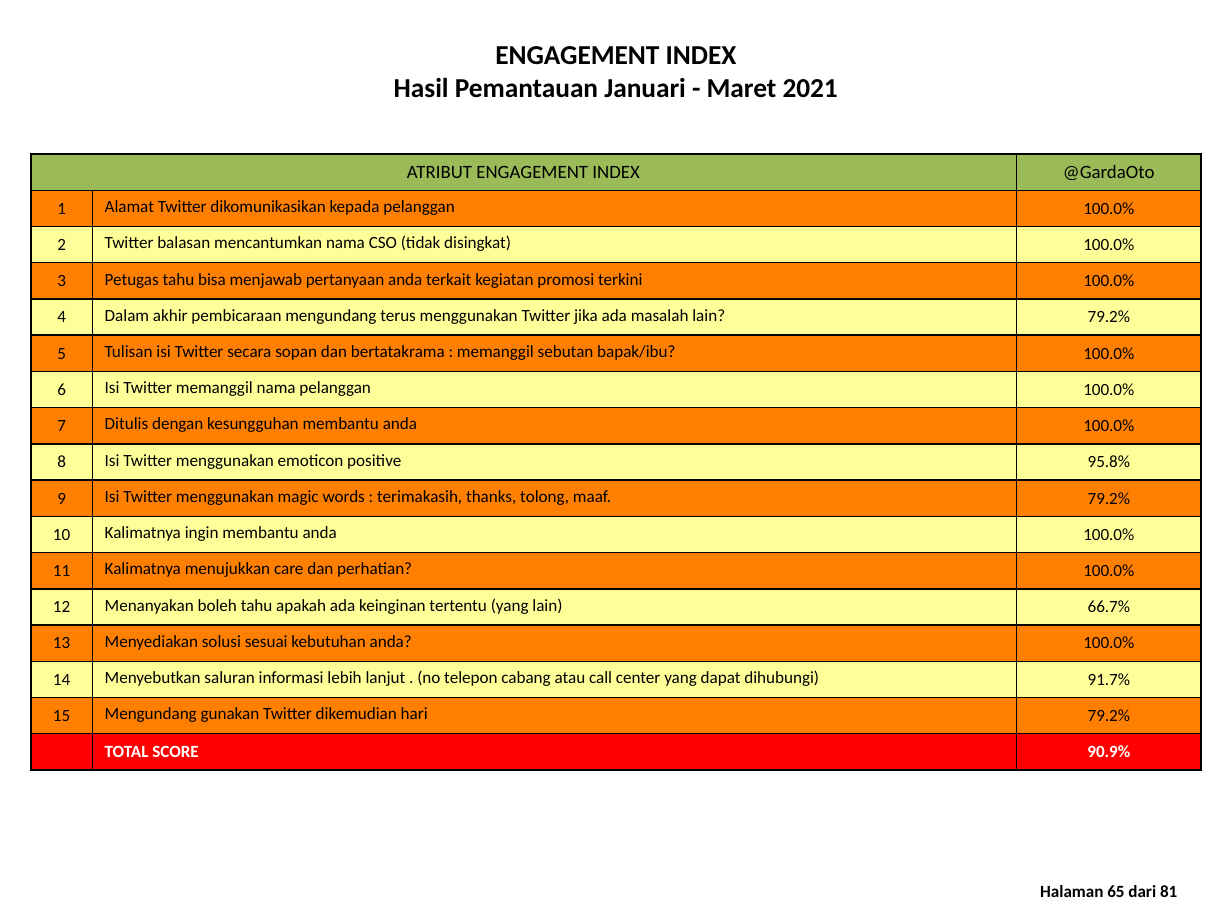
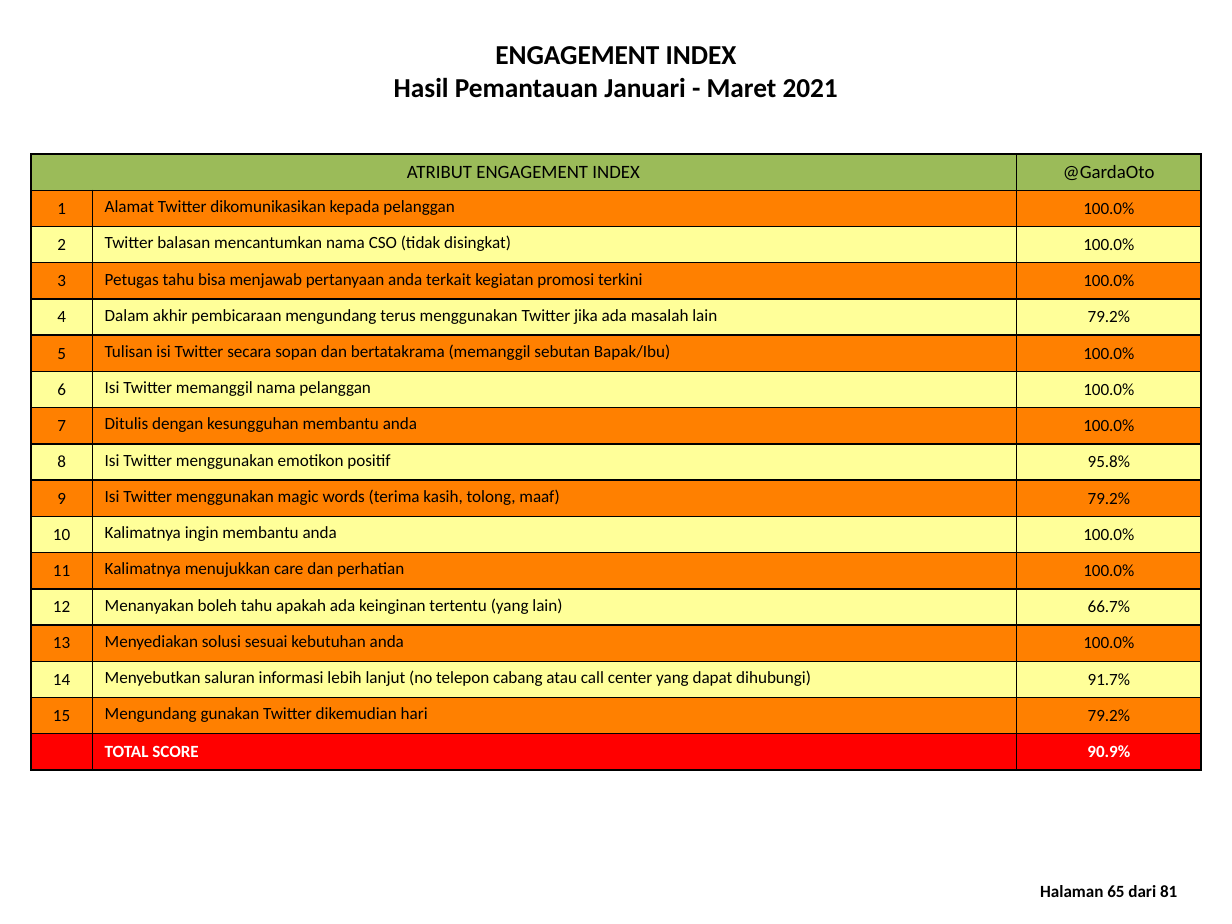
Before and after one commit to datateamFrontier/sei_automation, a slide deck: slide 66 of laporan/Laporan twitter @GardaOto 2021.pptx. Drawn at 1232x924 pixels with LibreOffice and Linux fonts; fonts in the diff are those of the drawing. Boxes give left, top, right and bottom in pixels: in the first picture for what was removed or moved away, otherwise in the second. Text is boxed around its words. In the diff, an @@ line names an element or a change of style, - is before the commit and + after.

```diff
--- a/laporan/Laporan twitter @GardaOto 2021.pptx
+++ b/laporan/Laporan twitter @GardaOto 2021.pptx
@@ table at [31, 154, 1201, 770] @@
-row 5, column 2: Dalam akhir pembicaraan mengundang terus menggunakan Twitter jika ada masalah lain?
+row 5, column 2: Dalam akhir pembicaraan mengundang terus menggunakan Twitter jika ada masalah lain
-row 6, column 2: Tulisan isi Twitter secara sopan dan bertatakrama : memanggil sebutan bapak/ibu?
+row 6, column 2: Tulisan isi Twitter secara sopan dan bertatakrama (memanggil sebutan Bapak/Ibu)
-row 9, column 2: Isi Twitter menggunakan emoticon positive
+row 9, column 2: Isi Twitter menggunakan emotikon positif
-row 10, column 2: Isi Twitter menggunakan magic words : terimakasih, thanks, tolong, maaf.
+row 10, column 2: Isi Twitter menggunakan magic words (terima kasih, tolong, maaf)
-row 12, column 2: Kalimatnya menujukkan care dan perhatian?
+row 12, column 2: Kalimatnya menujukkan care dan perhatian
-row 14, column 2: Menyediakan solusi sesuai kebutuhan anda?
+row 14, column 2: Menyediakan solusi sesuai kebutuhan anda
-row 15, column 2: Menyebutkan saluran informasi lebih lanjut . (no telepon cabang atau call center yang dapat dihubungi)
+row 15, column 2: Menyebutkan saluran informasi lebih lanjut (no telepon cabang atau call center yang dapat dihubungi)
```
Also in this commit, not shown: 37 other slides changed, 44 other files.
